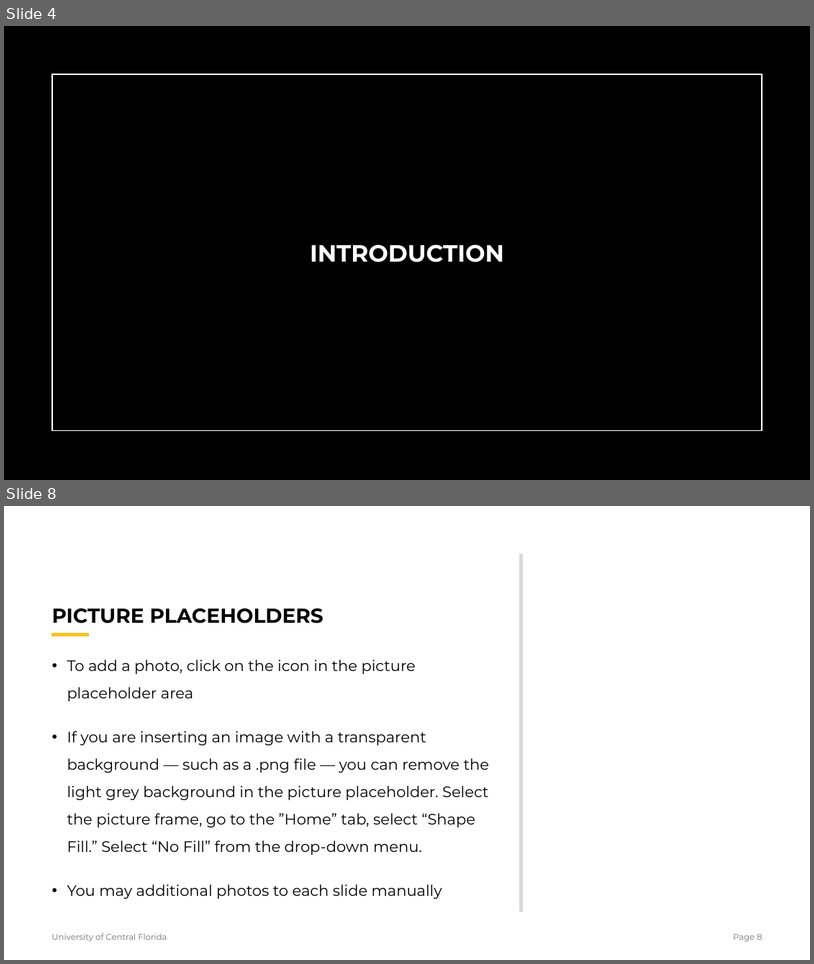
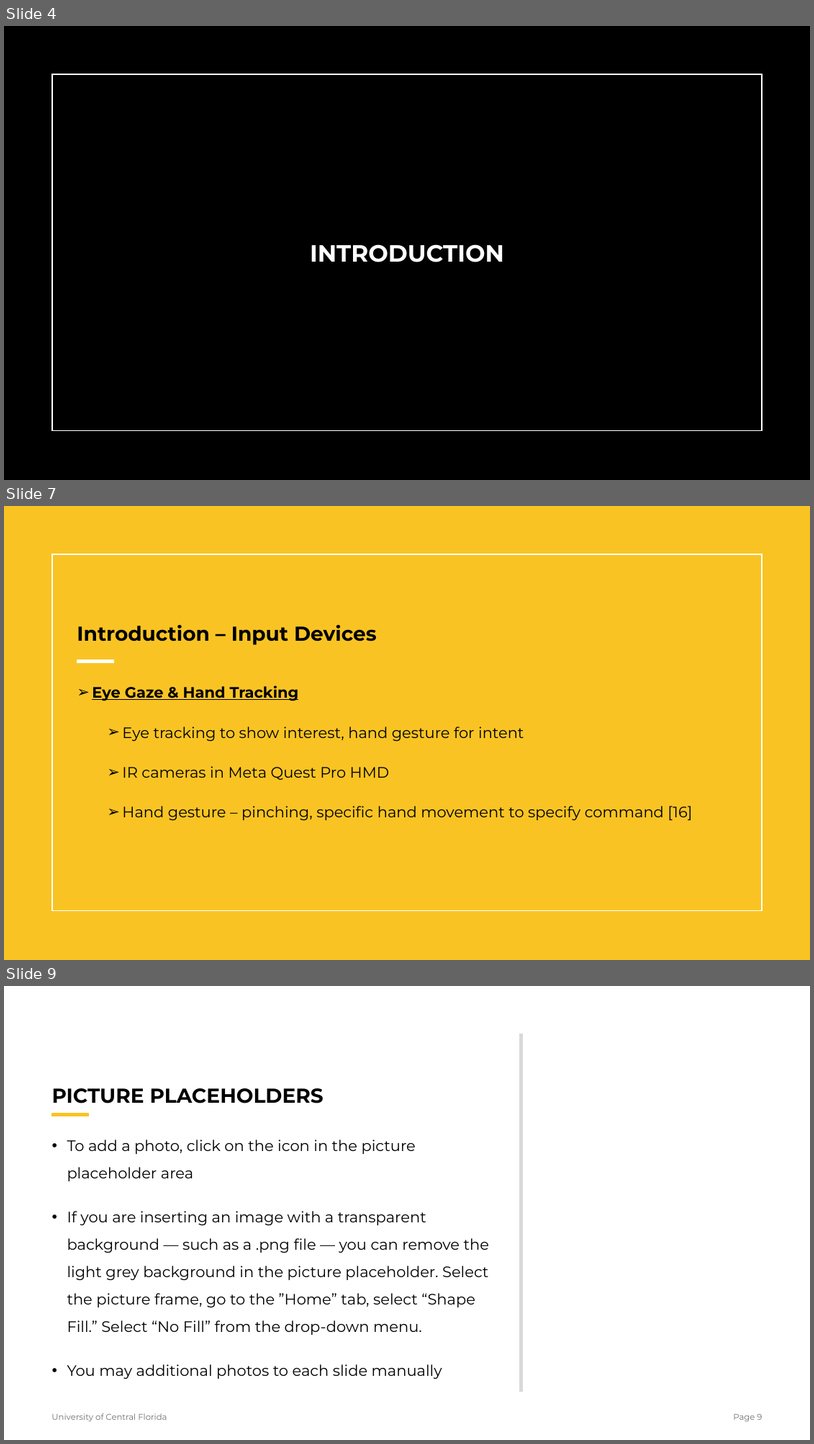
Before and after one commit to Wanyea/NeuroGaze, a slide deck: Research Documents/Thesis/NeuroGazeThesisDefense.pptx. Shown one above the other, each under a label of ours: slides 4 and 8 before the commit, slides 4, 7 and 9 after it; the slides between them are not shown. The pictures are 814x964 and 814x1444 pixels, drawn with LibreOffice and Linux fonts; fonts in the diff are those of the drawing. Boxes give left, top, right and bottom in pixels: in the first picture for what was removed or moved away, otherwise in the second. Text is boxed around its words. In the diff, an @@ line names an element or a change of style, - is before the commit and + after.

```diff
--- a/Research Documents/Thesis/NeuroGazeThesisDefense.pptx
+++ b/Research Documents/Thesis/NeuroGazeThesisDefense.pptx
@@ slide 7 added at (x1=4, y1=506, x2=810, y2=960), background #FFFFFF; not listed: 1 template element that a slide beside it also shows @@
@@ rectangle added at (x1=4, y1=506, x2=810, y2=960), fill #F9C423 @@
@@ title added at (x1=77, y1=625, x2=377, y2=645), 24 pt, text #000000, bold @@
+Introduction – Input Devices
@@ line added from (77, 661) to (114, 661), #FFFFFF 4 pt @@
@@ text added at (x1=92, y1=685, x2=692, y2=820), 18 pt, text #000000 @@
+➢ Eye Gaze & Hand Tracking
+  ➢ Eye tracking to show interest, hand gesture for intent
+  ➢ IR cameras in Meta Quest Pro HMD
+  ➢ Hand gesture – pinching, specific hand movement to specify command [16]
@@ what was slide 8 is now slide 9 @@
@@ page number at (x1=733, y1=1414, x2=762, y2=1421): text changed @@
-Page 8
+Page 9
```
Also in this commit, not shown: 3 slides changed, 1 other slide added, 1 slide removed, 1 other file.
